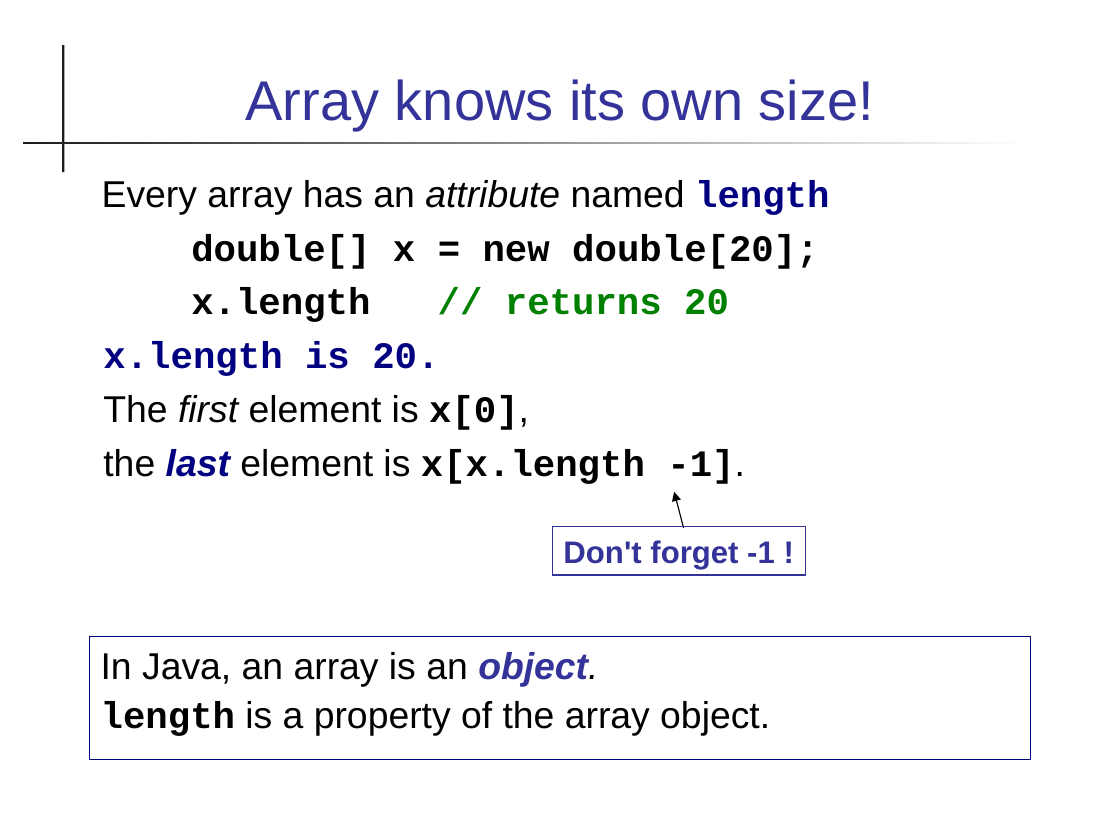
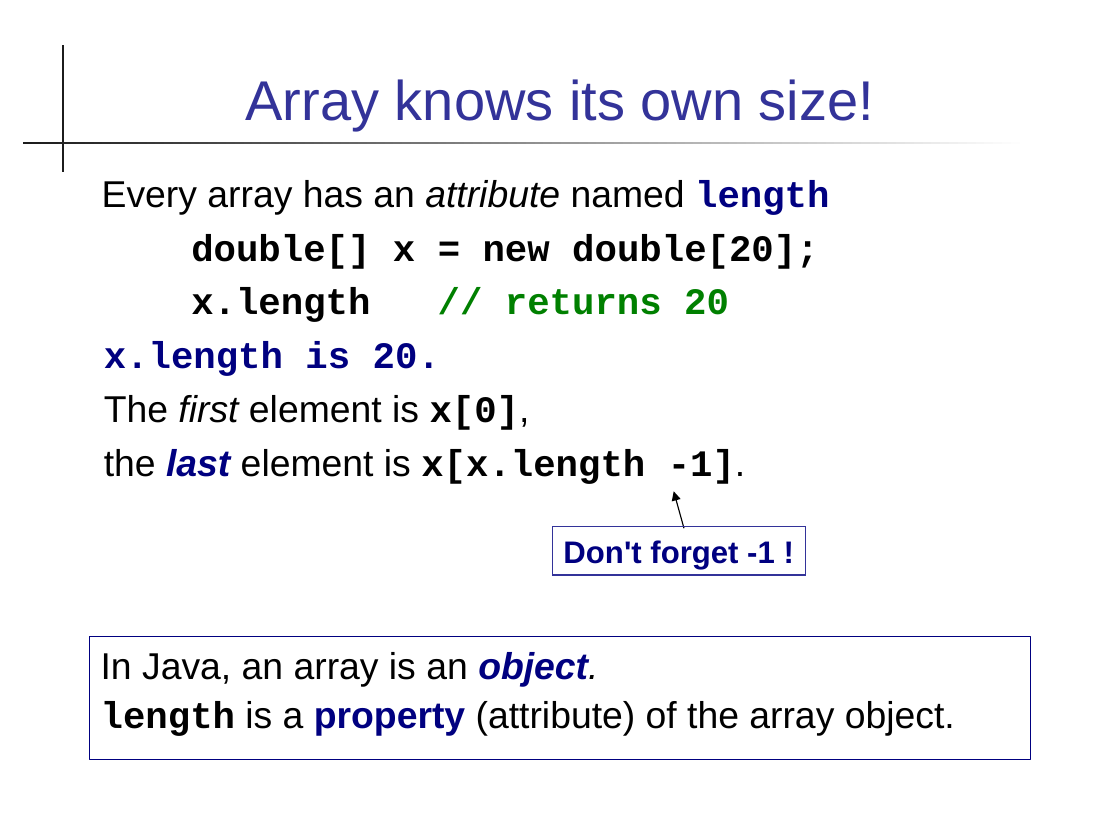
Before and after one commit to cpske/programming1, a slide deck: slide 4 of java-basics/17-Arrays.ppt. Drawn at 1120x840 pixels with LibreOffice and Linux fonts; fonts in the diff are those of the drawing. Boxes give left, top, right and bottom in pixels: in the first picture for what was removed or moved away, otherwise in the second. Text is boxed around its words. In the diff, an @@ line names an element or a change of style, - is before the commit and + after.

Commit message:
arrays and git material

```diff
--- a/java-basics/17-Arrays.ppt
+++ b/java-basics/17-Arrays.ppt
@@ rectangle "Don't forget -1 !" at <box>552,526,805,576</box>: text colour #333399 to #000080 @@
@@ text in rectangle at <box>101,652,598,686</box>: text colour #333399 to #000080 in "object." @@
@@ text in rectangle at <box>101,701,955,736</box>: text changed @@
-length is a property of the array object.
+length is a property (attribute) of the array object.
```
Also in this commit, not shown: 10 other slides changed, 3 other files.
